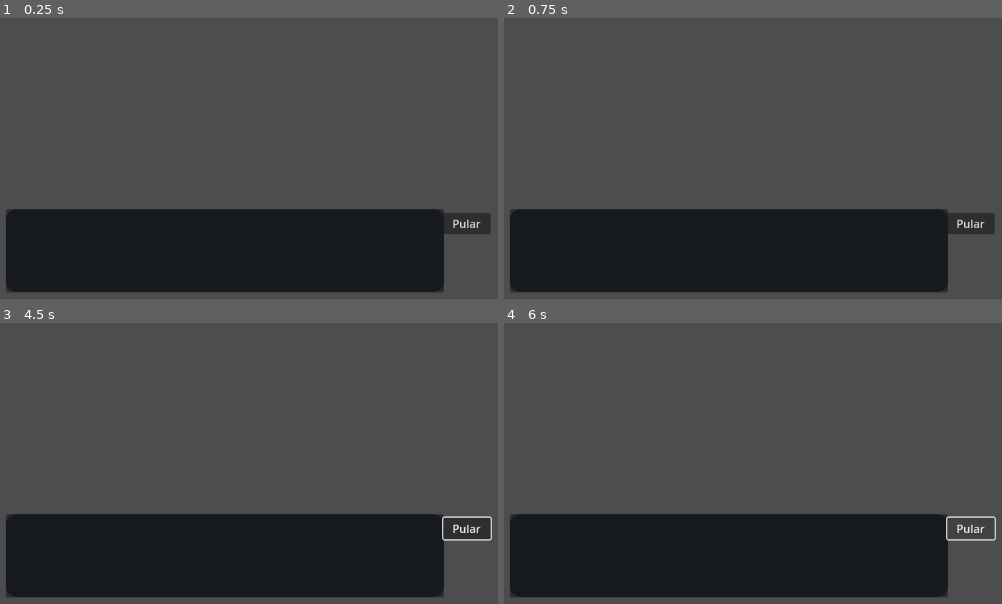
Above: before the commit, frames 1-4 (two rows, left to right).
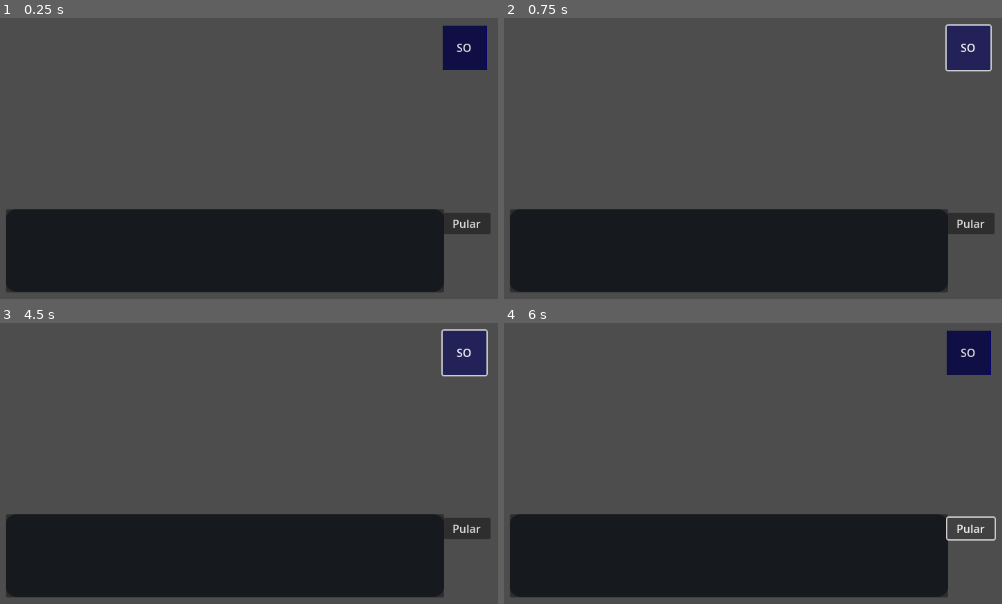
Above: after the commit, the same moments.

Repository: oiminion/GRINDOS
Game: Godot game, scene res://Tutorial/TutorialGameplay01.tscn
The game is run twice, just before and just after one commit, with the same random seed, the same clock (stepped at 60 frames per second) and the same inputs. This scene is started directly instead of the project's main scene.
Inputs (mouse positions are in pixels of both pictures, inside the frame that each line leads up to):
- Up to frame 1 (0.25 s): no input
- Up to frame 2 (0.75 s): click (967, 48) at 0.5 s, where only the run after the commit has a clickable "SO"
- Up to frame 3 (4.5 s): click (224, 556) at 1.25 s; click (224, 556) at 2 s; click "Pular" at 2.75 s; click "Pular" at 3.5 s; click (463, 353) at 4.25 s, where only the run after the commit has a clickable "SO"
- Up to frame 4 (6 s): click (728, 556) at 5 s; click "Pular" at 5.75 s

The runs differ from the first frame. In frame 1, 1.4% of the frame differs, in the area x 88-98%, y 2-19%; in frame 2, 1.6%; in frame 3, 1.8%, in the area x 88-99%, y 2-78%; in frame 4, 1.4%.

Commit message:
tive que criar outro so proprio pro tutorial

Diff:
--- a/Tutorial/TutorialGameplay01.tscn
+++ b/Tutorial/TutorialGameplay01.tscn
@@ -1,12 +1,45 @@
-[gd_scene load_steps=2 format=3 uid="uid://cxkiiqespti7o"]
+[gd_scene load_steps=6 format=3 uid="uid://cxkiiqespti7o"]
 
+[ext_resource type="Script" uid="uid://dl8op3n0qdlvm" path="res://Tutorial/tutorial_gameplay_01.gd" id="1_mctc3"]
 [ext_resource type="PackedScene" uid="uid://brm4quti8o25r" path="res://Auxiliar/character_layer.tscn" id="1_r4o2m"]
+[ext_resource type="Script" uid="uid://dv8vkkryp25u3" path="res://Tutorial/so_tutorial.gd" id="2_osmo6"]
+[ext_resource type="Texture2D" uid="uid://bmgq56c4breod" path="res://img/White_square.png" id="3_mctc3"]
+
+[sub_resource type="RectangleShape2D" id="RectangleShape2D_vems5"]
+size = Vector2(64, 64)
 
 [node name="TutorialGameplay01" type="Node2D"]
+script = ExtResource("1_mctc3")
 
 [node name="character_layer" parent="." instance=ExtResource("1_r4o2m")]
 
 [node name="Disco" type="Node" parent="."]
+
+[node name="soTutorial" type="StaticBody2D" parent="Disco"]
+position = Vector2(852, 261)
+script = ExtResource("2_osmo6")
+
+[node name="CollisionShape2D" type="CollisionShape2D" parent="Disco/soTutorial"]
+shape = SubResource("RectangleShape2D_vems5")
+
+[node name="Background" type="Sprite2D" parent="Disco/soTutorial"]
+modulate = Color(0, 0, 0.533333, 1)
+texture = ExtResource("3_mctc3")
+
+[node name="Control" type="Control" parent="Disco/soTutorial"]
+layout_mode = 3
+anchors_preset = 0
+offset_left = -32.0
+offset_top = -32.0
+offset_right = 32.0
+offset_bottom = 32.0
+metadata/_edit_use_anchors_ = true
+
+[node name="Button" type="Button" parent="Disco/soTutorial/Control"]
+layout_mode = 0
+offset_right = 63.0
+offset_bottom = 64.0
+text = "SO"
 
 [node name="RAM" type="Node" parent="."]
 
@@ -25,3 +58,6 @@
 [node name="RodarApp1" type="Node" parent="."]
 
 [node name="CarregarDadosApp" type="Node" parent="."]
+
+[connection signal="SO_Selected" from="Disco/soTutorial" to="." method="_on_so_tutorial_so_selected"]
+[connection signal="pressed" from="Disco/soTutorial/Control/Button" to="Disco/soTutorial" method="_on_button_pressed"]
--- /dev/null
+++ b/Tutorial/so_tutorial.gd
@@ -0,0 +1,6 @@
+extends "res://Auxiliar/module.gd"
+
+signal SO_Selected(module: Module)
+
+func _on_button_pressed() -> void:
+	SO_Selected.emit(self)
--- /dev/null
+++ b/Tutorial/tutorial_gameplay_01.gd
@@ -0,0 +1,7 @@
+extends Node2D
+
+@export var Selected: Module = null
+
+
+func _on_so_tutorial_so_selected(module: Module) -> void:
+	Selected = module
Not shown, added: Tutorial/so_tutorial.gd.uid
Not shown, added: Tutorial/tutorial_gameplay_01.gd.uid
